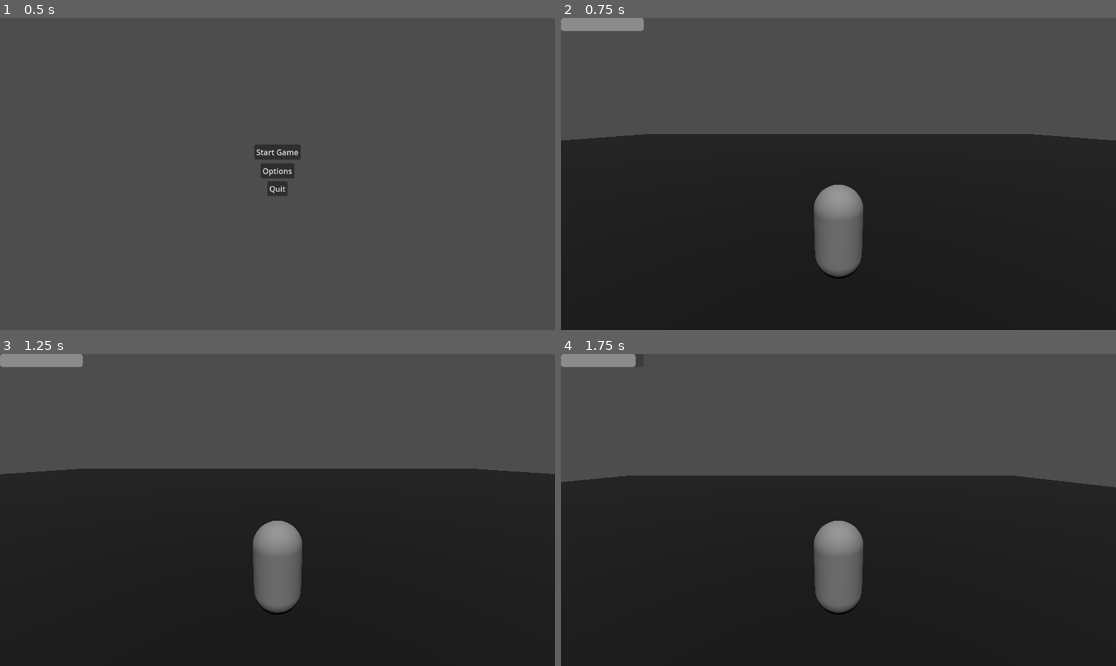
Above: before the commit, frames 1-4 (two rows, left to right).
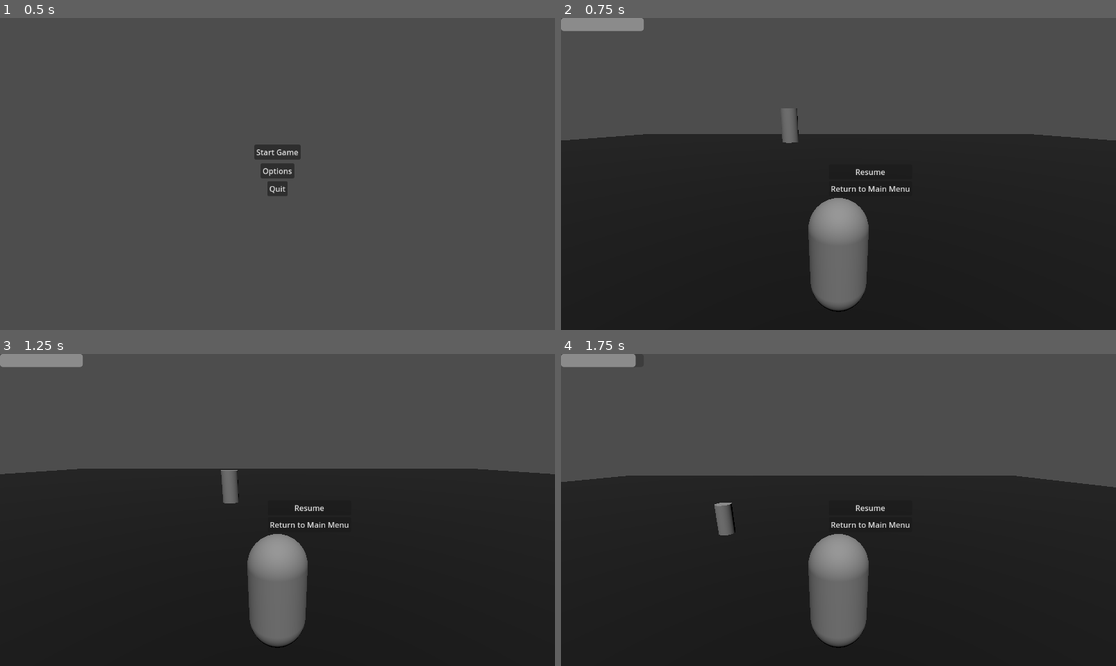
Above: after the commit, the same moments.

Repository: MikaelVV/Allmighty
Game: Godot game, scene res://Scenes/MainMenu.tscn
Two runs of this game, one before a commit and one after it. Both use one fixed random seed, a clock stepped at 60 frames per second and the inputs below.
Inputs (mouse positions are in pixels of both pictures, inside the frame that each line leads up to):
- Up to frame 1 (0.5 s): no input
- Up to frame 2 (0.75 s): click "Start Game" at 0.5 s
- Up to frame 3 (1.25 s): no input
- Up to frame 4 (1.75 s): tap Enter (ui_accept) at 1.25, 1.35, 1.52 s; move the mouse to (960, 494) at 1.27 s; hold D (move_right) from 1.28 s (still down); click (960, 494) at 1.42 s

Frame 1 is identical in both runs. In frame 2, 2.8% of the frame differs, in the area x 8-92%, y 28-95%; in frame 3, 2.9%, in the area x 39-63%, y 37-95%; in frame 4, 2.9%.

Commit message:
Pause menun tekemistä ja cylinder prop

Diff:
--- /dev/null
+++ b/Props/Cylinder.tscn
@@ -0,0 +1,15 @@
+[gd_scene load_steps=3 format=3 uid="uid://b622ugrnykkjh"]
+
+[sub_resource type="CylinderMesh" id="CylinderMesh_opdtx"]
+
+[sub_resource type="CylinderShape3D" id="CylinderShape3D_sa4xj"]
+
+[node name="Cylinder" type="RigidBody3D"]
+transform = Transform3D(1, 0, 0, 0, 1, 0, 0, 0, 1, 3.18126, 1.55296, 0)
+mass = 0.25
+
+[node name="MeshInstance3D" type="MeshInstance3D" parent="."]
+mesh = SubResource("CylinderMesh_opdtx")
+
+[node name="CollisionShape3D" type="CollisionShape3D" parent="."]
+shape = SubResource("CylinderShape3D_sa4xj")
--- /dev/null
+++ b/Scenes/main.gd
@@ -0,0 +1 @@
+extends Node3D
--- a/Scenes/main.tscn
+++ b/Scenes/main.tscn
@@ -1,6 +1,7 @@
-[gd_scene load_steps=4 format=3 uid="uid://bocxk78vocmjq"]
+[gd_scene load_steps=5 format=3 uid="uid://bocxk78vocmjq"]
 
 [ext_resource type="PackedScene" uid="uid://cgfgx01ebktag" path="res://Scenes/player.tscn" id="1_b2jon"]
+[ext_resource type="PackedScene" uid="uid://b622ugrnykkjh" path="res://Props/Cylinder.tscn" id="2_5ofll"]
 
 [sub_resource type="BoxShape3D" id="BoxShape3D_ykaip"]
 
@@ -22,3 +23,6 @@
 
 [node name="DirectionalLight3D" type="DirectionalLight3D" parent="."]
 transform = Transform3D(1, 0, 0, 0, 0.5, 0.866025, 0, -0.866025, 0.5, 0, 26.4065, 40.764)
+
+[node name="Cylinder" parent="." instance=ExtResource("2_5ofll")]
+transform = Transform3D(1, 0, 0, 0, 1, 0, 0, 0, 1, -3, 3.93805, -9.80002)
--- a/Scenes/player.tscn
+++ b/Scenes/player.tscn
@@ -13,7 +13,7 @@
 [node name="Pivot" type="Node3D" parent="."]
 
 [node name="Camera3D" type="Camera3D" parent="Pivot"]
-transform = Transform3D(1, 0, 0, 0, 0.965926, 0.258819, 0, -0.258819, 0.965926, 0, 2.24932, 3.77068)
+transform = Transform3D(1, 0, 0, 0, 0.965926, 0.258819, 0, -0.258819, 0.965926, 0, 2.24932, 3.04183)
 
 [node name="HealthBar" type="ProgressBar" parent="Pivot/Camera3D"]
 offset_right = 172.0
@@ -21,6 +21,37 @@
 step = 1.0
 show_percentage = false
 
+[node name="PauseMenu" type="Control" parent="Pivot/Camera3D"]
+process_mode = 2
+layout_mode = 3
+anchors_preset = 8
+anchor_left = 0.5
+anchor_top = 0.5
+anchor_right = 0.5
+anchor_bottom = 0.5
+offset_left = -20.0
+offset_top = -20.0
+offset_right = 20.0
+offset_bottom = 20.0
+grow_horizontal = 2
+grow_vertical = 2
+
+[node name="MarginContainer" type="MarginContainer" parent="Pivot/Camera3D/PauseMenu"]
+layout_mode = 0
+offset_right = 40.0
+offset_bottom = 40.0
+
+[node name="VBoxContainer" type="VBoxContainer" parent="Pivot/Camera3D/PauseMenu/MarginContainer"]
+layout_mode = 2
+
+[node name="ResumeGame" type="Button" parent="Pivot/Camera3D/PauseMenu/MarginContainer/VBoxContainer"]
+layout_mode = 2
+text = "Resume"
+
+[node name="ReturnToMainMenu" type="Button" parent="Pivot/Camera3D/PauseMenu/MarginContainer/VBoxContainer"]
+layout_mode = 2
+text = "Return to Main Menu"
+
 [node name="MeshInstance3D" type="MeshInstance3D" parent="."]
 mesh = SubResource("CapsuleMesh_kxr3s")
 
--- a/Scripts/PlayerController.gd
+++ b/Scripts/PlayerController.gd
@@ -1,7 +1,8 @@
 extends CharacterBody3D
 
 signal health_updated(health)
-signal killed()
+signal killed
+signal taking_damage
 
 
 @export var max_health = 100
@@ -13,6 +14,7 @@
 @onready var HealthBar := $Pivot/Camera3D/HealthBar
 @onready var pivot := $Pivot
 @onready var camera := $Pivot/Camera3D
+@onready var pause_menu := $Pivot/Camera3D/PauseMenu
 
 # Haetaan painovoima projekti asetuksista.
 var gravity = ProjectSettings.get_setting("physics/3d/default_gravity")
@@ -26,13 +28,13 @@
 func _unhandled_input(event: InputEvent) -> void:
 	if event is InputEventMouseButton:
 		Input.set_mouse_mode(Input.MOUSE_MODE_CAPTURED)
-	elif event.is_action_pressed("ui_cancel"): # ui_cancel tarkoittaa Esc näppäintä.
-		Input.set_mouse_mode(Input.MOUSE_MODE_VISIBLE)
 	if Input.get_mouse_mode() == Input.MOUSE_MODE_CAPTURED:
 		if event is InputEventMouseMotion: # Alla määrittellään hiiren herkkyys.
 			pivot.rotate_y(-event.relative.x * 0.01)
 			camera.rotate_x(-event.relative.y * 0.01)
-			camera.rotation.x = clamp(camera.rotation.x, deg_to_rad(-90), deg_to_rad(90)) # Tässä limitoidaan pelaajan kameran rotaatiota, että pelaaja ei voi katsoa 360 astetta ympäri.
+			camera.rotation.x = clamp(camera.rotation.x, deg_to_rad(-60), deg_to_rad(60)) # Tässä limitoidaan pelaajan kameran rotaatiota, että pelaaja ei voi katsoa 360 astetta ympäri.
+	if event.is_action_pressed("ui_cancel"): # ui_cancel tarkoittaa Esc näppäintä.
+		Input.set_mouse_mode(Input.MOUSE_MODE_VISIBLE)
 
 func _physics_process(delta) -> void:
 	# Määritellään pelaajan painovoima.
@@ -58,13 +60,15 @@
 #Määritellään pelaajan ottama damagen määrä.
 func damage() -> void:
 	var amount = 10
+	taking_damage.emit()
 	_set_health(health - amount)
 	_set_heatlhbar()
 
 #Nimensä mukainen funktio. Tässä toteutetaan kaikki logiikka, jolla pelaaja tuhotaan.
 func kill_player():
+	killed.emit()
+	print("Kuolit!")
 	queue_free()
-	pass
 
 # Tässä funktiossa määrittellään pelaajan nykyinen ja edellinen health value. Myös toteutetaan kill_player funktio, jos pelaajan health value on 0.
 func _set_health(value):
@@ -77,3 +81,17 @@
 
 func _set_heatlhbar() -> void:
 	HealthBar.value = health
+
+
+func pauseGame(state):
+	if state:
+		Input.set_mouse_mode(Input.MOUSE_MODE_CAPTURED)
+		pause_menu.hide()
+		get_tree().paused = false
+	else:
+		Input.set_mouse_mode(Input.MOUSE_MODE_VISIBLE)
+		get_tree().paused = true
+		pause_menu.show()
+
+func pauseMenu():
+	pass
--- a/project.godot
+++ b/project.godot
@@ -46,3 +46,8 @@
 "events": [Object(InputEventKey,"resource_local_to_scene":false,"resource_name":"","device":-1,"window_id":0,"alt_pressed":false,"shift_pressed":false,"ctrl_pressed":false,"meta_pressed":false,"pressed":false,"keycode":0,"physical_keycode":32,"key_label":0,"unicode":32,"echo":false,"script":null)
 ]
 }
+pause={
+"deadzone": 0.5,
+"events": [Object(InputEventKey,"resource_local_to_scene":false,"resource_name":"","device":-1,"window_id":0,"alt_pressed":false,"shift_pressed":false,"ctrl_pressed":false,"meta_pressed":false,"pressed":false,"keycode":0,"physical_keycode":4194305,"key_label":0,"unicode":0,"echo":false,"script":null)
+]
+}
